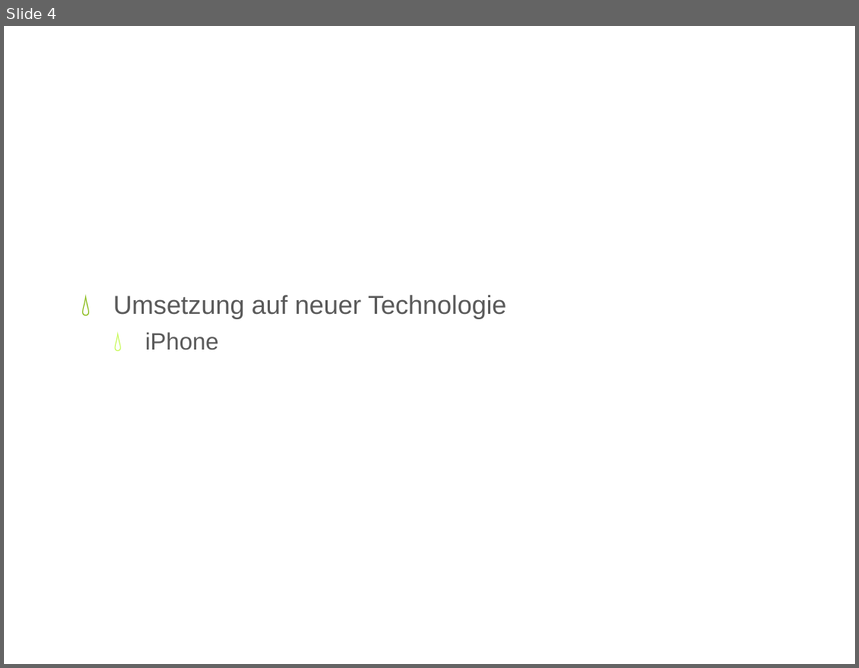
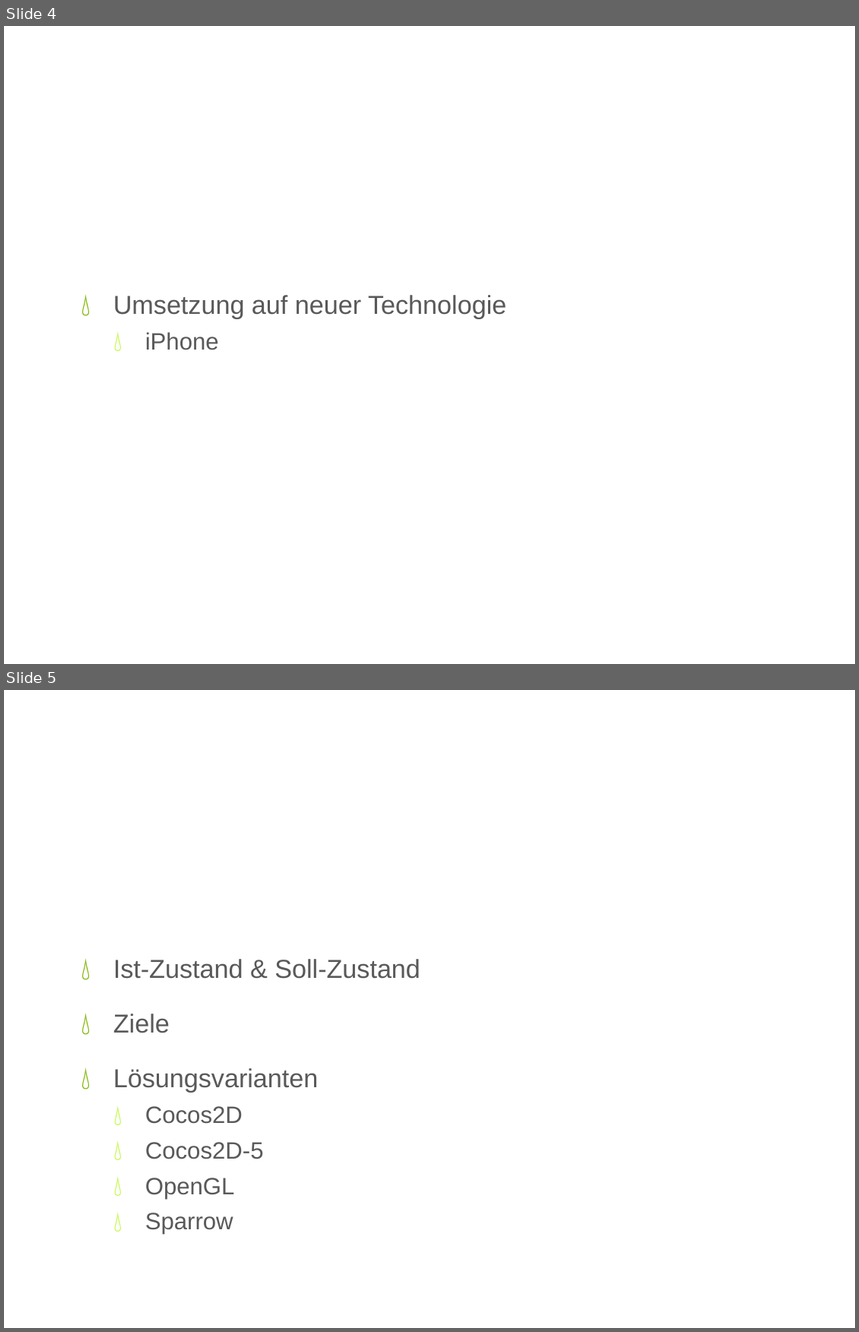
Before and after one commit to iluuu1994/Super-Mario-Bros, a slide deck: Resources/docs/CGR Präsentation.pptx. Shown one above the other, each under a label of ours: slide 4 before the commit, slides 4 and 5 after it. The pictures are 859x668 and 859x1332 pixels, drawn with LibreOffice and Linux fonts; fonts in the diff are those of the drawing; background and template pictures are left out. Boxes give left, top, right and bottom in pixels: in the first picture for what was removed or moved away, otherwise in the second. Text is boxed around its words. In the diff, an @@ line names an element or a change of style, - is before the commit and + after.

```diff
--- a/Resources/docs/CGR Präsentation.pptx
+++ b/Resources/docs/CGR Präsentation.pptx
@@ slide 5 added at box(4, 690, 855, 1328), background picture (left out) @@
@@ title added at box(47, 723, 813, 829), 46 pt, text #FFFFFF @@
+Voranalyse
@@ text added at box(113, 959, 420, 1235), 22 pt, text #595959 @@
+💧 Ist-Zustand & Soll-Zustand
+💧 Ziele
+💧 Lösungsvarianten
+  💧 Cocos2D
+  💧 Cocos2D-5
+  💧 OpenGL
+  💧 Sparrow
```
Also in this commit, not shown: 1 slide changed, 10 other slides added, 2 other files.
